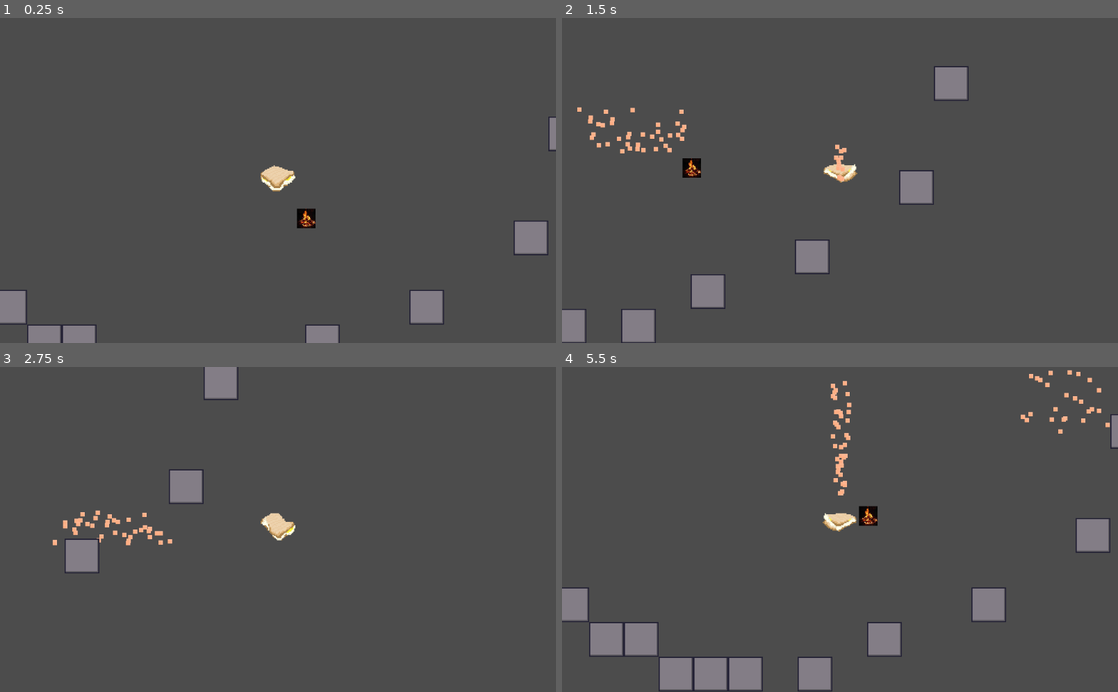
Above: before the commit, frames 1-4 (two rows, left to right).
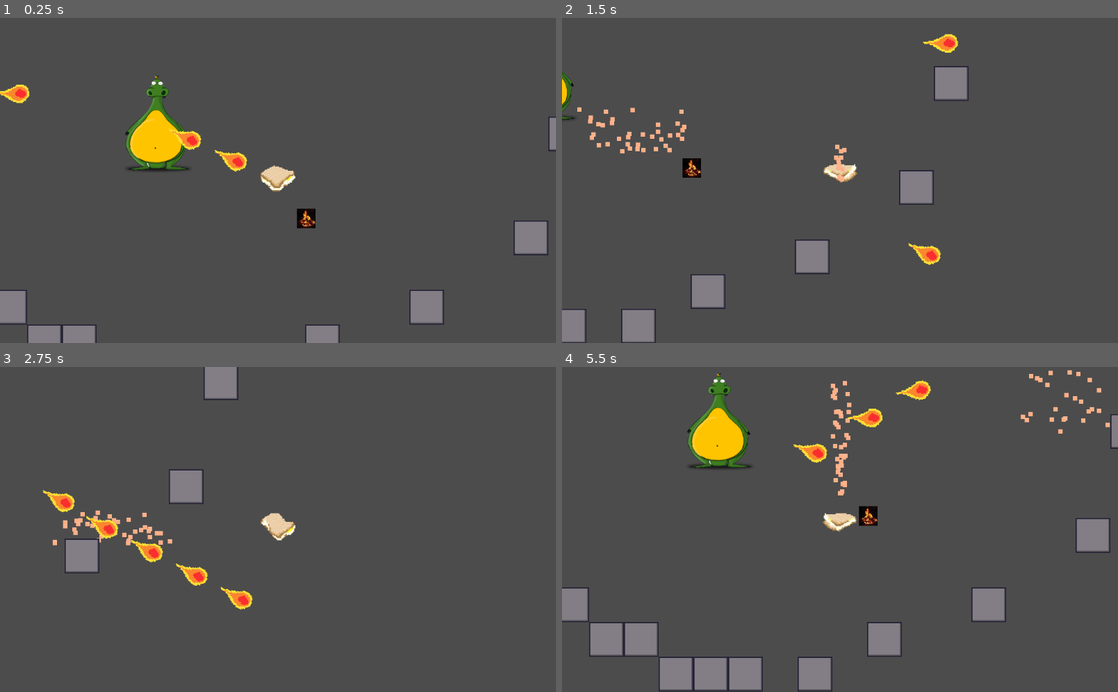
Above: after the commit, the same moments.

Repository: NomisIV/game21
Game: Godot game, scene res://main.tscn
Two runs of this game, one before a commit and one after it. Both use one fixed random seed, a clock stepped at 60 frames per second and the inputs below.
Inputs:
- Up to frame 1 (0.25 s): no input
- Up to frame 2 (1.5 s): hold D (move_right) 0.53-1.28 s; tap Shift (dodge) at 0.6, 1.35 s; hold S (move_down) from 1.28 s (still down)
- Up to frame 3 (2.75 s): release S (move_down) at 2.03 s; hold D (move_right) from 2.03 s (still down); tap Shift (dodge) at 2.1 s
- Up to frame 4 (5.5 s): release D (move_right) at 2.78 s; hold W (move_up) 2.78-3.53 s; tap Shift (dodge) every 0.75 s from 2.85 to 5.1 s; hold A (move_left) 3.53-5.03 s; hold S (move_down) from 5.03 s (still down)

The runs differ from the first frame. In frame 1, 2.4% of the frame differs, in the area x 0-45%, y 17-48%; in frame 2, 0.6%; in frame 3, 1.1%; in frame 4, 2.5%, in the area x 22-67%, y 1-32%.

Commit message:
added firballs, and shooting ai for dragon

Diff:
--- a/aggmackan/Dragon.gd
+++ b/aggmackan/Dragon.gd
@@ -1,5 +1,8 @@
 extends KinematicBody2D
-
+const MAX_SHOTS = 5
+const FIRE_RATE_TIME = 1
+const BURST_RATE_TIME = 0.1
+const Fireball = preload("res://fireball.tscn")
 onready var player = get_parent().get_node("Player")
 var vel : Vector2 = Vector2()
 var astar = AStar.new()
@@ -11,11 +14,17 @@
 	TRACK
 }
 
+var doing_burst = false
+var shots_in_burst = MAX_SHOTS
+var fire_rate = FIRE_RATE_TIME
+var burst_rate = BURST_RATE_TIME
+
 # Called when the node enters the scene tree for the first time.
 func _ready():
 	pass
 
 func _physics_process(delta):
+	do_burst(delta)
 	# Only for filthy testing
 	if (not test):
 		test = true
@@ -35,11 +44,30 @@
 	astar.connect_points(10, 3, false)
 	astar.connect_points(1, 4, false)
 	var res = astar.get_id_path(1, 3)
-	print (res)
 
-func shoot_fire():
-	pass
+func do_burst(delta):
+	if doing_burst or fire_rate > FIRE_RATE_TIME:
+		if !doing_burst:
+			shots_in_burst = MAX_SHOTS
+			doing_burst = true
+		if shots_in_burst > 0 and burst_rate > BURST_RATE_TIME:
+			shoot_fire_towards(get_parent().get_node("Player").global_position)
+			shots_in_burst -= 1
+			burst_rate = 0
+		else:
+			burst_rate += delta
+		if shots_in_burst <= 0:
+			doing_burst = false
+			fire_rate = 0
+	else:
+		fire_rate += delta
 
+
+func shoot_fire_towards(target):
+	var fireball = Fireball.instance()
+	get_parent().add_child(fireball)
+	fireball.transform = global_transform
+	fireball.look_at(target)
 
 # Called every frame. 'delta' is the elapsed time since the previous frame.
 #func _process(delta):
--- a/aggmackan/Player.gd
+++ b/aggmackan/Player.gd
@@ -2,10 +2,12 @@
 
 const NORMAL_SPEED = 150
 const EGG_SPEED = 100
+const MAX_HP = 3
 var speed = NORMAL_SPEED
 var has_egg : bool = false
 var dodge_speed = 400
 var dodge_time = 0.2
+var hp = MAX_HP
 
 var score = 0
 var vel : Vector2 = Vector2()
@@ -71,3 +73,6 @@
 	has_egg = false
 	score += 1
 	speed = NORMAL_SPEED
+
+func hit_by_fireball():
+	hp -= 1
--- a/aggmackan/TileMap.gd
+++ b/aggmackan/TileMap.gd
@@ -23,7 +23,6 @@
 			var vector = Vector2(x, y)
 			var id = getAStarCellById(vector)
 			astar.add_point(id, map_to_world(vector))
-			print (get_cellv(vector))
 
 # Connect the points that are valid
 func connectAStarPoints():
--- a/aggmackan/fireball.gd
+++ b/aggmackan/fireball.gd
@@ -1,5 +1,6 @@
 extends Area2D
 
+var speed = 400
 var vel = Vector2()
 
 
@@ -10,3 +11,15 @@
 
 # Called every frame. 'delta' is the elapsed time since the previous frame.
 func _physics_process(delta):
+	position += transform.x * speed * delta
+	for body in get_overlapping_bodies():
+		if body.has_method("hit_by_fireball"):
+			body.hit_by_fireball()
+		if !body.has_method("shoot_fire_towards"):
+			queue_free()
+
+func _on_Bullet_body_entered(body):
+	if body.has_method("hit_by_fireball"):
+		body.hit_by_fireball()
+	if !body.has_method("shoot_fire_towards"):
+		queue_free()
--- a/aggmackan/fireball.tscn
+++ b/aggmackan/fireball.tscn
@@ -1,6 +1,6 @@
 [gd_scene load_steps=4 format=2]
 
-[ext_resource path="res://assets/sprites/campfire.jpeg" type="Texture" id=1]
+[ext_resource path="res://assets/sprites/fireball.png" type="Texture" id=1]
 [ext_resource path="res://fireball.gd" type="Script" id=2]
 
 [sub_resource type="CircleShape2D" id=1]
@@ -12,6 +12,6 @@
 shape = SubResource( 1 )
 
 [node name="Sprite" type="Sprite" parent="."]
-position = Vector2( 0.0442446, -0.162228 )
-scale = Vector2( 0.0690052, 0.0562636 )
+position = Vector2( -6, 0 )
+rotation = 1.5708
 texture = ExtResource( 1 )
--- a/aggmackan/main.tscn
+++ b/aggmackan/main.tscn
@@ -1,5 +1,6 @@
-[gd_scene load_steps=6 format=2]
+[gd_scene load_steps=7 format=2]
 
+[ext_resource path="res://fireball.tscn" type="PackedScene" id=1]
 [ext_resource path="res://Map.tscn" type="PackedScene" id=3]
 [ext_resource path="res://Dragon.tscn" type="PackedScene" id=4]
 [ext_resource path="res://Player.tscn" type="PackedScene" id=5]
@@ -15,10 +16,13 @@
 position = Vector2( -88, -80 )
 
 [node name="Dragon" parent="." instance=ExtResource( 4 )]
-position = Vector2( 1611, 127 )
+position = Vector2( -800, -1001 )
 
 [node name="nest" parent="." instance=ExtResource( 7 )]
 position = Vector2( 1835, -95 )
 
 [node name="campfire" parent="." instance=ExtResource( 6 )]
 position = Vector2( -663, -914 )
+
+[node name="fireball" parent="." instance=ExtResource( 1 )]
+position = Vector2( -1027.91, -1029.39 )
Binary file added: aggmackan/assets/sprites/fireball.aseprite
Binary file added: aggmackan/assets/sprites/fireball.png
Not shown, added: aggmackan/assets/sprites/fireball.png.import
